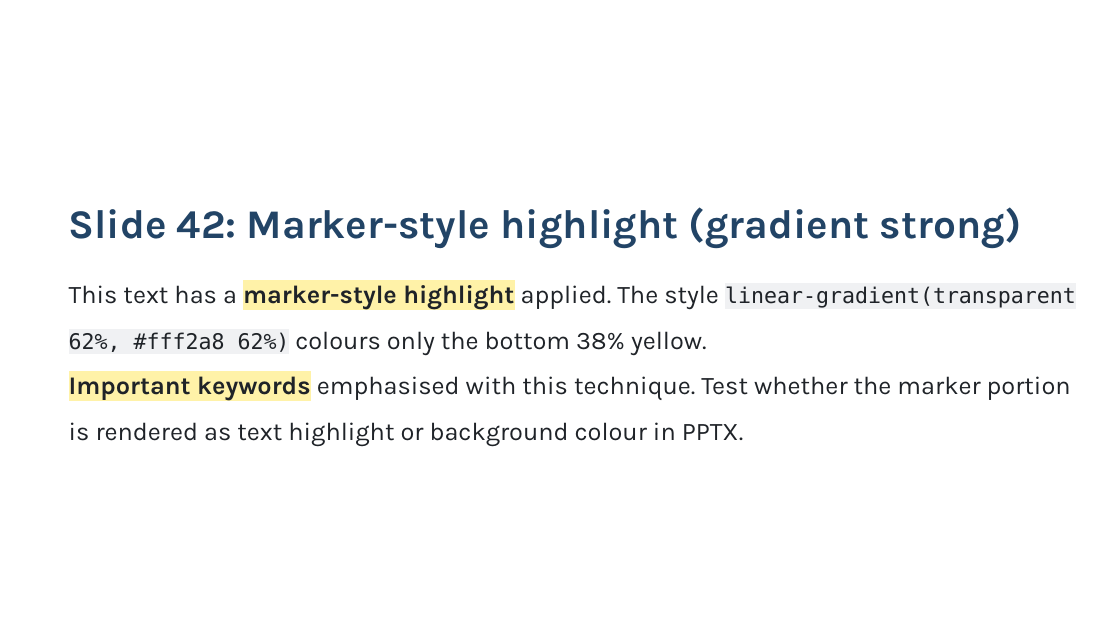
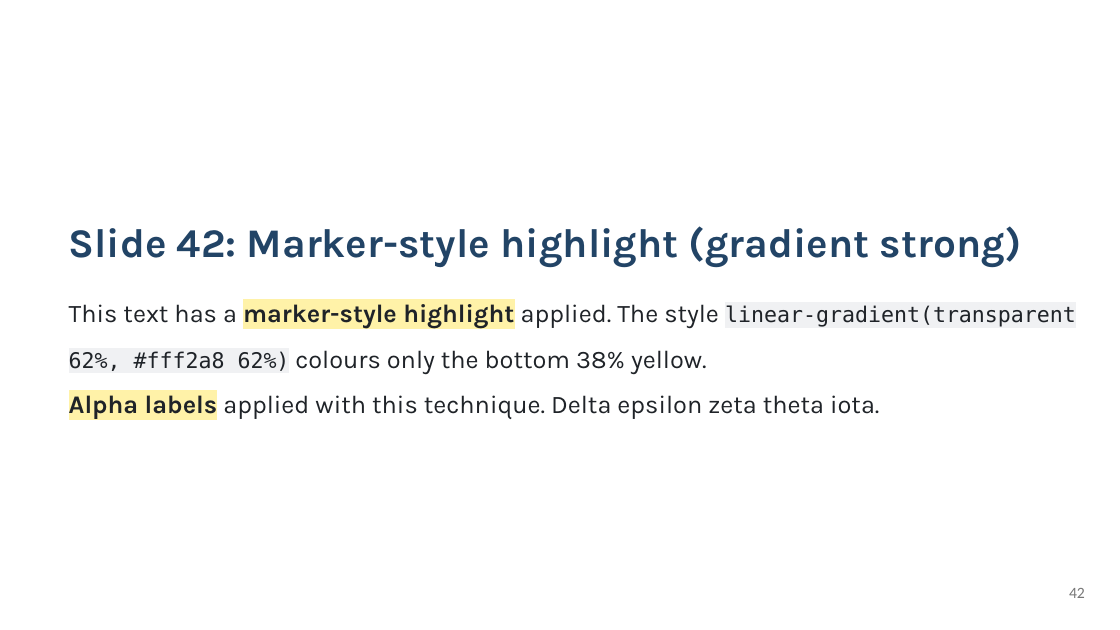
Before and after one commit to KatsuYuzu/marp-to-editable-pptx, a slide deck: slide 42 of output-pptx/test-output.pptx. Drawn at 1120x630 pixels with LibreOffice and Linux fonts; fonts in the diff are those of the drawing. Boxes give left, top, right and bottom in pixels: in the first picture for what was removed or moved away, otherwise in the second. Text is boxed around its words. In the diff, an @@ line names an element or a change of style, - is before the commit and + after.

```diff
--- a/output-pptx/test-output.pptx
+++ b/output-pptx/test-output.pptx
@@ text "Slide 42: Marker-style highlight (gradient ..." moved from (x1=69, y1=207, x2=1021, y2=249) to (x1=69, y1=226, x2=1021, y2=268) @@
@@ text "This text has a marker-style ..." moved from (x1=69, y1=285, x2=1076, y2=355) to (x1=69, y1=304, x2=1076, y2=374) @@
@@ text at (x1=69, y1=390, x2=879, y2=419): text changed @@
-Important keywords emphasised with this technique. Test whether the marker portion is rendered as text highlight or background colour in PPTX.
+Alpha labels applied with this technique. Delta epsilon zeta theta iota.
@@ page number added at (x1=1069, y1=588, x2=1085, y2=598), 13.5 pt, text #777777 @@
+42
```
Also in this commit, not shown: 54 other slides changed, 12 slides added, 8 slides removed, 4 other files.
